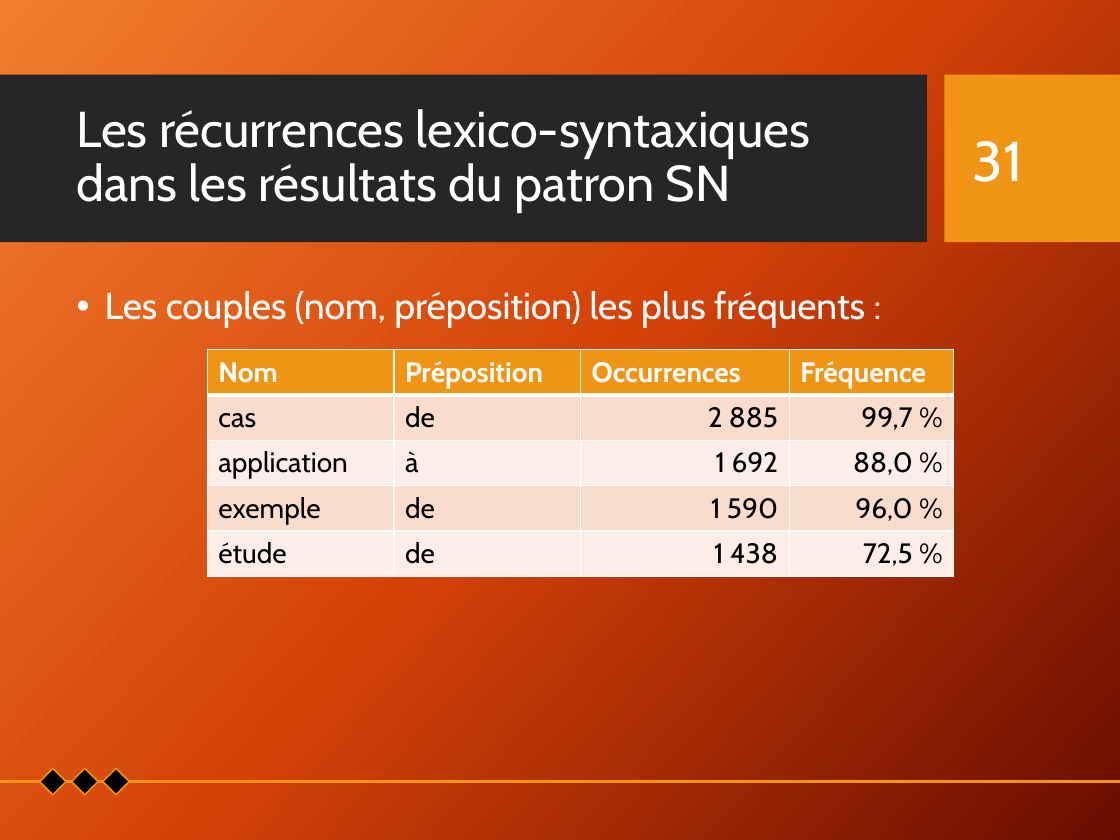
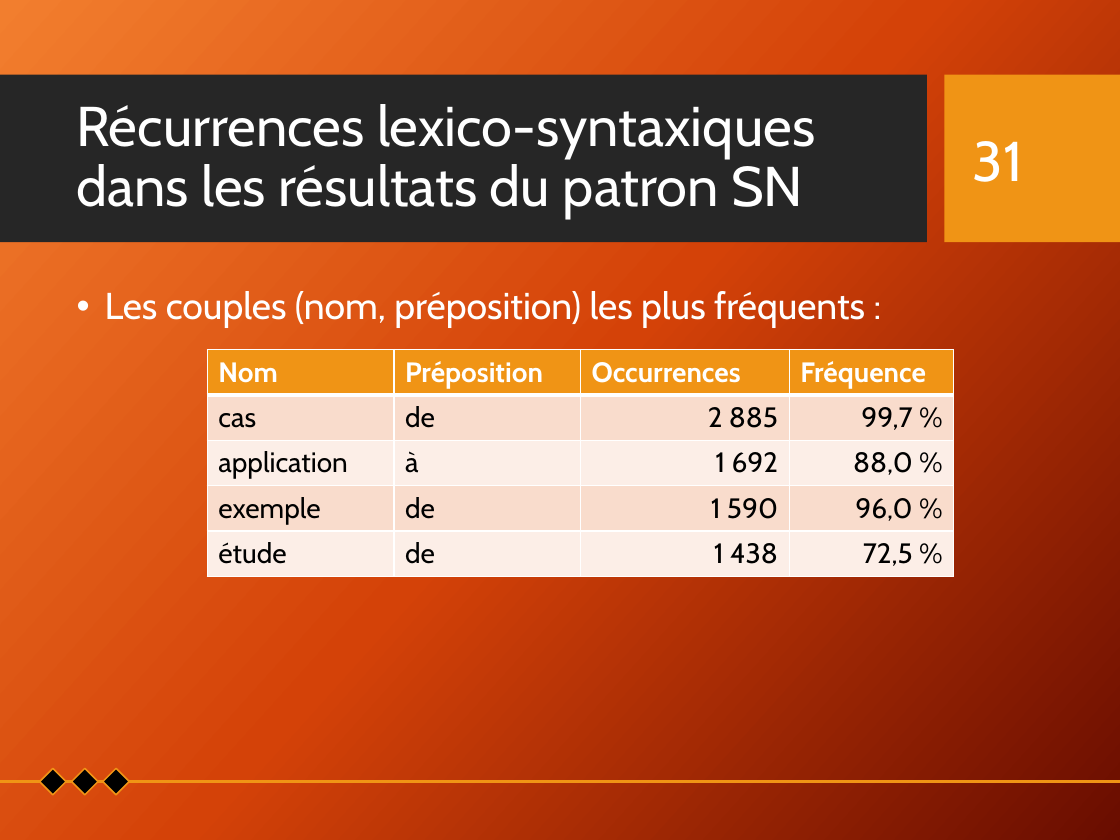
Before and after one commit to Xitog/tal, a slide deck: slide 31 of dossiers/Final - Présentation Projet de recherche.pptx. Drawn at 1120x840 pixels with LibreOffice and Linux fonts; fonts in the diff are those of the drawing; background and template pictures are left out. Boxes give left, top, right and bottom in pixels: in the first picture for what was removed or moved away, otherwise in the second. Text is boxed around its words. In the diff, an @@ line names an element or a change of style, - is before the commit and + after.

```diff
--- a/dossiers/Final - Présentation Projet de recherche.pptx
+++ b/dossiers/Final - Présentation Projet de recherche.pptx
@@ title at box(76, 104, 815, 219): text changed; size 32.4 to 36 pt @@
-Les récurrences lexico-syntaxiques dans les résultats du patron SN
+Récurrences lexico-syntaxiques dans les résultats du patron SN
```
Also in this commit, not shown: 36 other slides changed.
